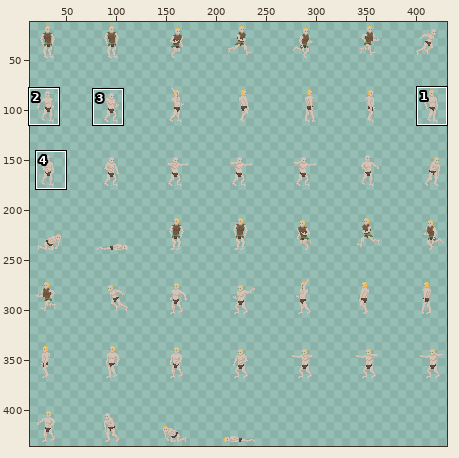
Two states of a pixel-art file, Sprites/Player/Equipment/steel_armor.aseprite. Above, an overview of the earlier version with the close-up marked.
Close-up. Before the edit:
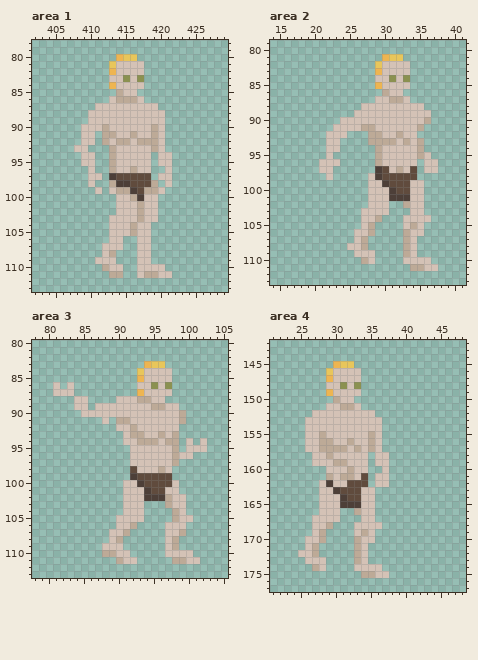
448x448 pixels, 1 frame. Shown: area 1: x 402..429, y 78..113; area 2: x 14..41, y 79..113; area 3: x 78..105, y 80..113; area 4: x 21..48, y 142..177. The wide view leaves out empty margins. The commit also changed other parts of the picture, which this record leaves out.
New version:
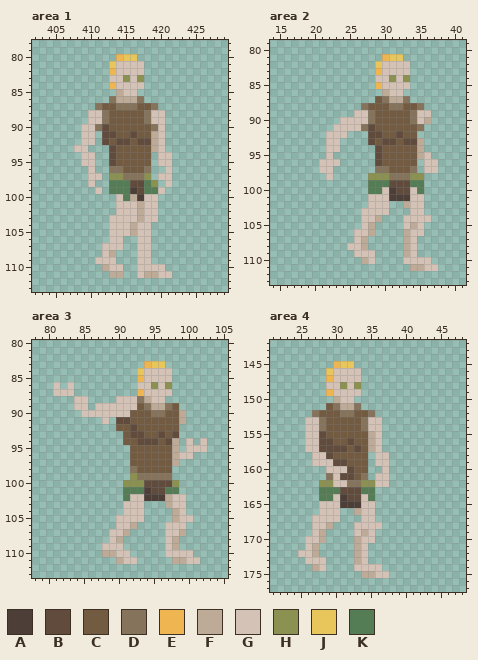
Palette (. is transparent): A #4d3f38  B #604b3d  C #735b42  D #86735b  E #eeb551  F #bdaa97  G #d4c2b6  H #8b9150  J #e8c65b  K #557d55
Changes in this commit:
--- area 1, layer "Layer 1"
@@ x 409..421 @@
  85 .....FGG.....
- 86 ....GFFFG....
- 87 ..GGGGGGGGG..
- 88 .GGGGGGGGGGG.
- 89 .GGGGGGGGGGG.
- 90 GGGFGGGGGGFG.
- 91 GG.FFGGFGGFG.
- 92 GG.FGFFGFFFG.
- 93 G...FGGGGGFG.
- 94 GG..FGGGGG.GG
- 95 GG..FGGGGG.GG
- 96 .G..FGGFGG..G
- 97 .GG.ABBBBB.GG
- 98 .G..FAABBBF.G
- 99 ..G.GFFABFFG.
-100 .....GGFAGG..
+ 86 ....DFFFD....
+ 87 ..DCCDDDCCD..
+ 88 .GGDCCCCCDGG.
+ 89 .GGDCCCCCDGG.
+ 90 GGDBCCCCCCDG.
+ 91 GG.BBCCBCCFG.
+ 92 GG.BCBBCBBFG.
+ 93 G...BCCCCCFG.
+ 94 GG..BCCCCC.GG
+ 95 GG..BCCCCC.GG
+ 96 .G..DDCCCD..G
+ 97 .GG.HHDDDH.GG
+ 98 .G..KKKBBKH.G
+ 99 ..G.KKKABKKG.
+100 .....GKFAGG..
 101 .....GGGFGG..
--- area 2, layer "Layer 1"
@@ x 25..37 @@
  86 .....FGG.....
- 87 ....GGFFG....
- 88 ..GGGGGGGGG..
- 89 .GGGGGGGGGGG.
- 90 GGGGGGGGGGGF.
- 91 GGFFGGGGGGF..
- 92 ...FFGGFGG...
- 93 ...FFFFGFGF..
- 94 ....FGGGGGF..
- 95 ....FGGGGGFG.
- 96 ....FGGGGG.GG
- 97 ....ABGFGB.GG
- 98 ...GABBBBB...
- 99 ...GGABBBGG..
-100 ...GGGABBGG..
+ 87 ....CDFFD....
+ 88 ..DCCCDDCCD..
+ 89 .GGDCCCCCDGG.
+ 90 GGGDCCCCCDGF.
+ 91 GGDBCCCCCCD..
+ 92 ...BBCCBCC...
+ 93 ...BCBBCBBF..
+ 94 ....BCCCCCF..
+ 95 ....BCCCCCFG.
+ 96 ....BCCCCC.GG
+ 97 ....DDCCCD.GG
+ 98 ...HHHDDDHH..
+ 99 ...KKKBBBKK..
+100 ...KKGABBGK..
 101 ...GGGAAAGG..
--- area 3, layer "Layer 1"
@@ x 88..100 @@
  87 .....EGGGG...
- 88 ..GGGFFGG....
- 89 GGGGGGGFFGG..
- 90 GGGGGGGGGGGF.
- 91 G.FFGGGGGGGF.
- 92 ..GGFGGGGGG..
- 93 ...GFFGGFGF..
- 94 ...GGFFFGFF.G
- 95 ....GGGGGGF.G
- 96 ....GGGGGGFGG
- 97 ....GGGGGGF..
- 98 ....BGGGFG...
- 99 ....ABBBBB...
-100 ...GGABBBBG..
-101 ...GGGABBGG..
-102 ...GGGAAAFGG.
+ 88 ..GGGDFGG....
+ 89 GGGGGCDFFDC..
+ 90 GGGGCCCDDCCF.
+ 91 G.BBCCCCCCCF.
+ 92 ..CCBCCCCCC..
+ 93 ...CBBCCBCB..
+ 94 ...CCBBBCBF.G
+ 95 ....CCCCCCF.G
+ 96 ....CCCCCCFGG
+ 97 ....CCCCCCF..
+ 98 ....DCCCCC...
+ 99 ....HDDDDD...
+100 ...HHHBBBBH..
+101 ...KKKABBKK..
+102 ...KGGAAAFGG.
 103 ...GGG...FGG.
--- area 4, layer "Layer 1"
@@ x 25..37 @@
 150 .....FGG.....
-151 ....GGFFG....
-152 ..GGGGGGGGG..
-153 .GGGGGGGGGGG.
-154 .GGGGGGGGGGG.
-155 .GGFGGGGGGFG.
-156 .GGFFGGFGGFG.
-157 .GGFFFFGFGFG.
-158 ..GGFGGGGG.GG
-159 ..GGGFFGGG.GG
-160 ....GGGFGG..G
-161 ....FGFFGB.GG
-162 ...GAGGBBB.GG
-163 ...GGABBBGG..
-164 ...GGGABBGG..
+151 ....CDFFD....
+152 ..DCCCDDCCD..
+153 .GGDCCCCCDGG.
+154 .GGDCCCCCDGG.
+155 .GGBCCCCCCFG.
+156 .GGBBCCBCCFG.
+157 .GGBBBBCBCFG.
+158 ..GGBCCCCC.GG
+159 ..GGGBBCCC.GG
+160 ....GGGBCC..G
+161 ....DGBBCD.GG
+162 ...HHGGDDHHGG
+163 ...KKKBBBKK..
+164 ...KKGABBGK..
 165 ...GGGAAAGG..
Boxes around the changes in both close-ups, in picture pixels (x1, y1, x2, y2):
changed: (95, 96, 158, 201)
changed: (361, 96, 424, 194)
changed: (116, 396, 179, 501)
changed: (312, 403, 375, 501)
